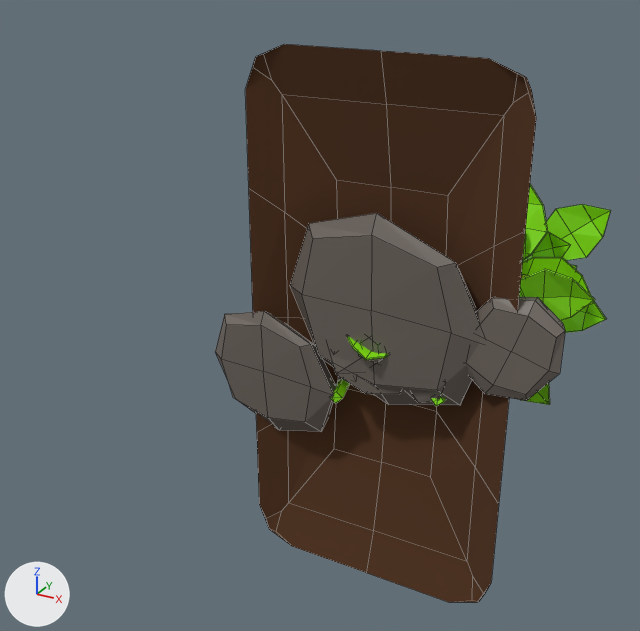
A saved change to the Blender file Assets/Master/Blender/proto_aniGarden.blend.
Both versions are drawn from a 50 mm lens placed at (2.39, -5.12, 2.7), pointed at (-0.89, 0.85, -0.28). Lighting does not change. The marker at lower left points along +X, +Y and +Z. Mesh edges are drawn as thin lines.

Objects in the first picture: 'msh_protoCrop2', 'msh_protoCrop3', 'msh_protoCrop4', 'msh_rock1', 'msh_rock2', 'msh_soilBed'.
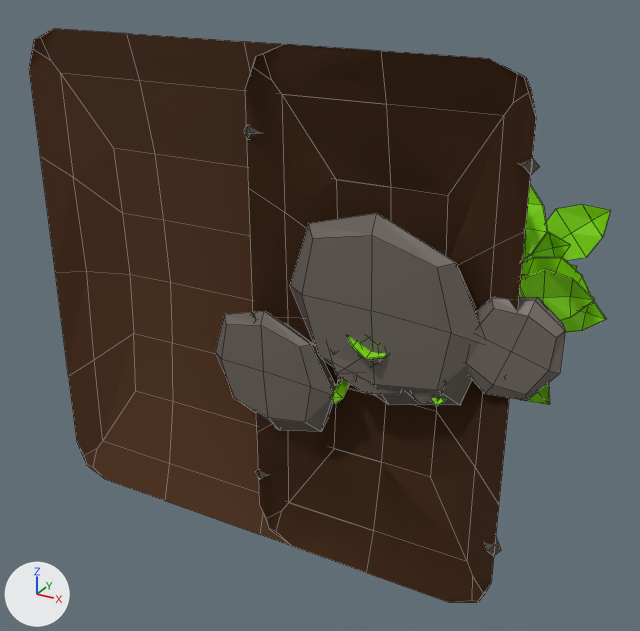
Where the newer file only moved an object's origin or applied its transform, the numbers keep the older frame.

Boxes [x1, y1, x2, y2] around the edits, measured in the pictures (640 x 631 px):
```json
{"object": "msh_field", "change": "added", "after": [29, 28, 504, 573], "on screen": "brown"}
{"object": "msh_hangging", "change": "added", "after": [244, 44, 540, 602], "on screen": "brown", "faces in mat_mat_soilbed (brown #513015)": [245, 44, 536, 602], "faces in mat_mat_hangging (brown #554d41)": [244, 125, 540, 556]}
{"object": "msh_soilBed", "change": "unchanged, covered by the edit", "before": [245, 44, 536, 602], "after": [374, 117, 504, 562]}
```

The change, as JSON lines over the scene's bpy script:
```json
{"op": "add", "block": "mat_mat_soilbed_001", "code": ["mat_mat_soilbed_001 = principled_material('mat_soilBed.001')", "mat_mat_soilbed_001.base_color = (0.0817, 0.0295, 0.00752)  # brown #513015", "mat_mat_soilbed_001.roughness = 1.0"]}
{"op": "add", "block": "mat_mat_hangging", "code": ["mat_mat_hangging = principled_material('mat_hangging')", "mat_mat_hangging.base_color = (0.0899, 0.0742, 0.0522)  # brown #554d41", "mat_mat_hangging.roughness = 1.0"]}
{"op": "add", "block": "me_plane_021", "code": ["me_plane_021 = bpy.data.meshes.new('Plane.021')", "me_plane_021.from_pydata(...)  # 81 vertices, 60 faces; spans x -3.0..1.0, y 0.0..0.29, z -2.0..2.0", "me_plane_021.materials.append(mat_mat_soilbed_001)  # brown #513015"]}
{"op": "add", "block": "me_plane_002", "code": ["me_plane_002 = bpy.data.meshes.new('Plane.002')", "me_plane_002.from_pydata(...)  # 216 vertices, 143 faces; spans x -1.04..1.04, y -0.03..2.05, z -2.0..2.0", "# faces by material slot: [44, 99]", "me_plane_002.materials.append(mat_mat_soilbed)  # brown #513015", "me_plane_002.materials.append(mat_mat_hangging)  # brown #554d41"]}
{"op": "add", "block": "ob_msh_field", "code": ["ob_msh_field = bpy.data.objects.new('msh_field', me_plane_021)", "ob_msh_field.location = (0.0, 0.0, 0.0)"]}
{"op": "add", "block": "ob_msh_hangging", "code": ["ob_msh_hangging = bpy.data.objects.new('msh_hangging', me_plane_002)", "ob_msh_hangging.location = (0.0, 0.0, 0.0)"]}
```
